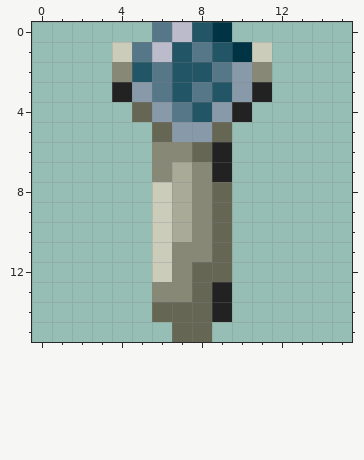
Pixel-art sprite, stored at assets/icestaff.png. Above is the file before it was changed.
The file is 16x16 pixels.
New version:
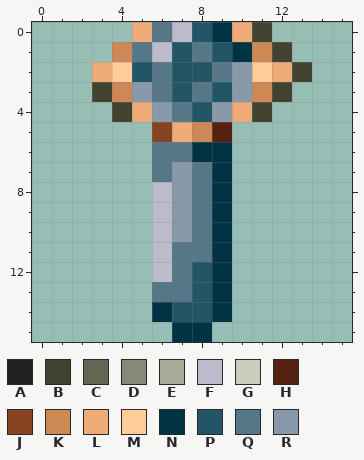
Palette (. is transparent): A #222222  B #434332  C #666655  D #888877  E #aaaa99  F #bbbbcc  G #ccccbb  H #552211  J #884422  K #cc8855  L #eeaa77  M #ffcc99  N #003344  P #225566  Q #557788  R #8899aa
Changes in this commit:
Changed rows in their new state; - is an unchanged pixel.
first column x 3:
 0 --L----LB--
 1 -K------KB-
 2 LM------MLB
 3 BK------KB-
 4 -BL----LB--
 5 ---JLKH----
 6 ---QQNN----
 7 ---QRQN----
 8 ---FRQN----
 9 ---FRQN----
10 ---FRQN----
11 ---FQQN----
12 ---FQPN----
13 ---QQPN----
14 ---NPPN----
15 ----NN-----
Pixel boxes of the changes (left, top, right, bottom) in both pictures:
changed: (92, 22, 312, 342)
